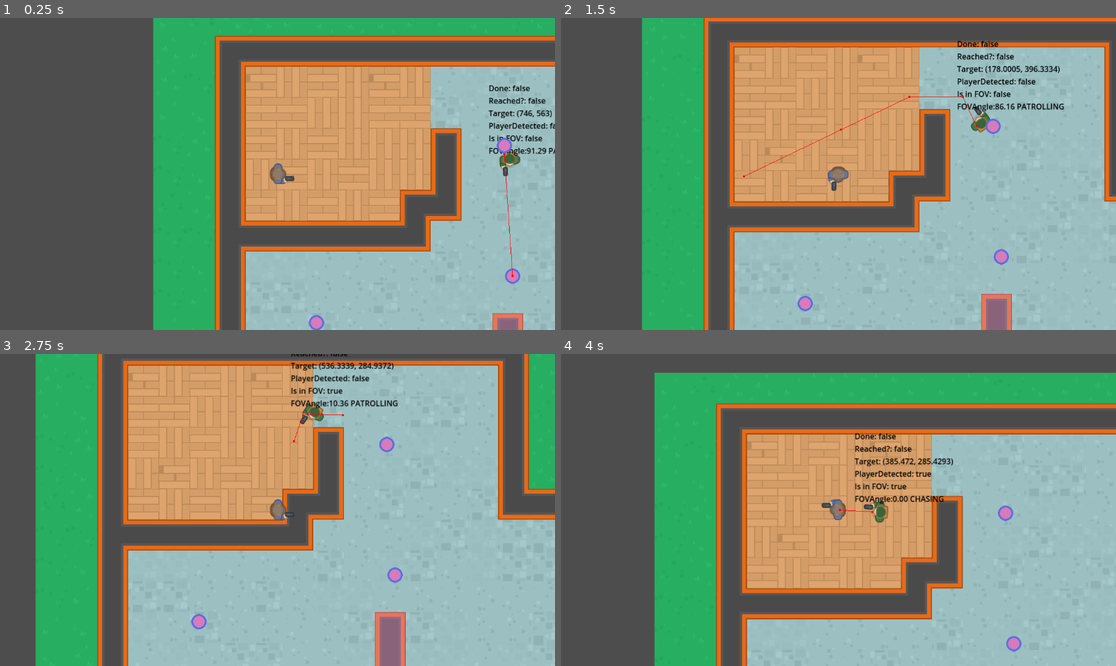
Above: before the commit, frames 1-4 (two rows, left to right).
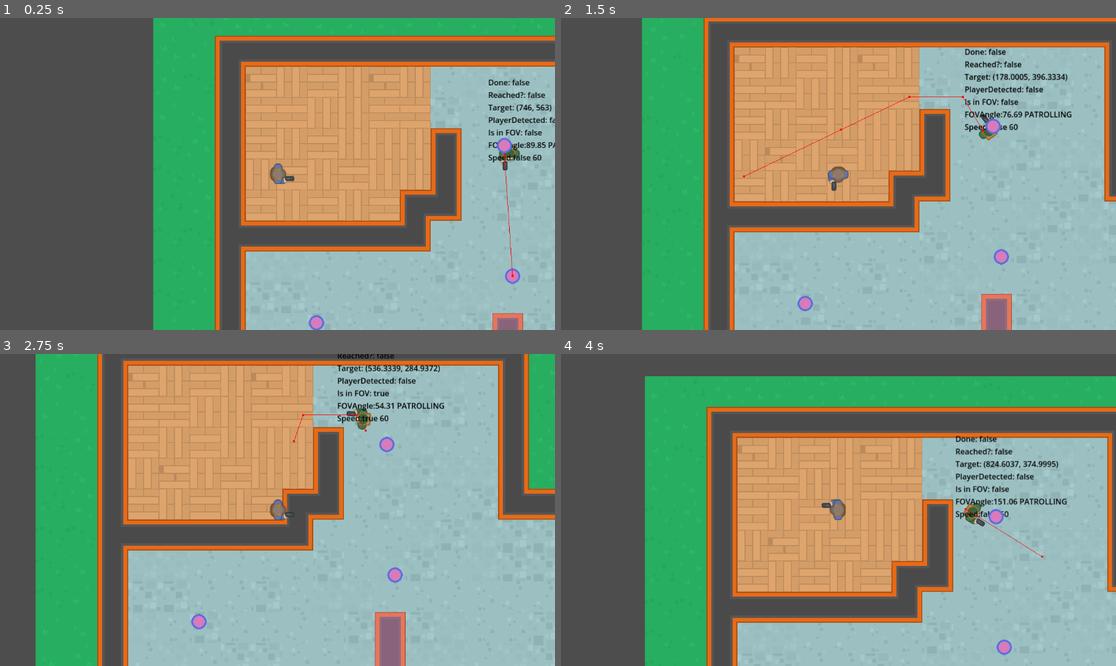
Above: after the commit, the same moments.

Repository: Esque123/Do-Not-Mind-Me
Game: Godot game, scene res://Scenes/level_map/level_map.tscn
Two runs of this game, one before a commit and one after it. Both use one fixed random seed, a clock stepped at 60 frames per second and the inputs below.
Inputs (mouse positions are in pixels of both pictures, inside the frame that each line leads up to):
- Up to frame 1 (0.25 s): no input
- Up to frame 2 (1.5 s): move the mouse to (960, 158) at 0.52 s; hold Right (right) 0.53-1.28 s; click (960, 158) at 0.6 s; move the mouse to (727, 189) at 1.27 s; hold Down (down) from 1.28 s (still down); click (727, 189) at 1.35 s
- Up to frame 3 (2.75 s): move the mouse to (333, 441) at 2.02 s; release Down (down) at 2.03 s; hold Right (right) from 2.03 s (still down); click (333, 441) at 2.1 s
- Up to frame 4 (4 s): move the mouse to (810, 572) at 2.77 s; release Right (right) at 2.78 s; hold Up (up) 2.78-3.53 s; click (810, 572) at 2.85 s; move the mouse to (1005, 556) at 3.52 s; hold Left (left) from 3.53 s (still down); click (1005, 556) at 3.6 s

The runs differ from the first frame. In frame 1, 1.6% of the frame differs, in the area x 87-100%, y 19-76%; in frame 2, 2.1%; in frame 3, 1.9%; in frame 4, 20%, in the area x 15-100%, y 6-100%.

Commit message:
NPC Tuning

Diff:
--- a/npc/npc.gd
+++ b/npc/npc.gd
@@ -1,20 +1,31 @@
 extends CharacterBody2D
 
 
-const SPEED: float = 120.0
+const FOV = {
+	ENEMY_STATE.PATROLLING: 60,
+	ENEMY_STATE.CHASING: 120,
+	ENEMY_STATE.SEARCHING: 100,
+}
 
+const SPEED = {
+	ENEMY_STATE.PATROLLING: 60,
+	ENEMY_STATE.CHASING: 100,
+	ENEMY_STATE.SEARCHING: 80,
+}
 
 enum ENEMY_STATE {PATROLLING, CHASING, SEARCHING}
 
 
 @export var patrol_points: NodePath
+
 @onready var warning = $Warning
-
 @onready var sprite_2d = $Sprite2D
 @onready var nav_agent = $NavAgent
 @onready var label = $Label
 @onready var player_detect = $PlayerDetect
 @onready var ray_cast_2d = $PlayerDetect/RayCast2D
+@onready var animation_player = $AnimationPlayer
+@onready var gasp_sound = $GaspSound
 
 
 var _waypoints: Array = []
@@ -56,7 +67,7 @@
 
 
 func player_in_fov() -> bool:
-	return get_fov_angle() < 60.0
+	return get_fov_angle() < FOV[_state]
 
 
 func raycast_to_player() -> void:
@@ -78,7 +89,7 @@
 	if nav_agent.is_navigation_finished() == false:
 		var next_path_position: Vector2 = nav_agent.get_next_path_position()
 		sprite_2d.look_at(next_path_position)
-		velocity = global_position.direction_to(next_path_position) * SPEED
+		velocity = global_position.direction_to(next_path_position) * SPEED[_state]
 		move_and_slide()
 
 
@@ -126,6 +137,11 @@
 
 	if new_state == ENEMY_STATE.SEARCHING:
 		warning.show()
+	elif new_state == ENEMY_STATE.CHASING:
+		gasp_sound.play()
+		animation_player.play("alert")
+	elif new_state == ENEMY_STATE.PATROLLING:
+		animation_player.play("RESET")
 
 	_state = new_state
 
@@ -149,4 +165,5 @@
 	s += "PlayerDetected: %s\n" % player_detected()
 	s += "Is in FOV: %s\n" % player_in_fov()
 	s += "FOVAngle:%.2f %s\n" % [get_fov_angle(), ENEMY_STATE.keys()[_state]]
+	s += "Speed:%s %s\n" % [player_in_fov(), SPEED[_state]]
 	label.text = s
--- a/npc/npc.tscn
+++ b/npc/npc.tscn
@@ -1,11 +1,50 @@
-[gd_scene load_steps=5 format=3 uid="uid://dkv6epx1rpq0o"]
+[gd_scene load_steps=9 format=3 uid="uid://dkv6epx1rpq0o"]
 
 [ext_resource type="Script" path="res://npc/npc.gd" id="1_cdowe"]
 [ext_resource type="Texture2D" uid="uid://bavw4ma30vgnr" path="res://assets/images/soldier1_gun.png" id="1_nmdm0"]
 [ext_resource type="Texture2D" uid="uid://bmqfto3pdt7yc" path="res://assets/images/running_1.png" id="3_if3gk"]
+[ext_resource type="AudioStream" uid="uid://ogumkw4cy2p2" path="res://assets/sounds/gasp1.wav" id="4_aedqw"]
 
 [sub_resource type="CircleShape2D" id="CircleShape2D_lx4m1"]
 radius = 17.0294
+
+[sub_resource type="Animation" id="Animation_p7qub"]
+resource_name = "alert"
+length = 0.8
+loop_mode = 1
+tracks/0/type = "value"
+tracks/0/imported = false
+tracks/0/enabled = true
+tracks/0/path = NodePath("Sprite2D:self_modulate")
+tracks/0/interp = 1
+tracks/0/loop_wrap = true
+tracks/0/keys = {
+"times": PackedFloat32Array(0, 0.4, 0.8),
+"transitions": PackedFloat32Array(1, 1, 1),
+"update": 0,
+"values": [Color(1, 1, 1, 1), Color(0.843137, 0.6, 0.396078, 1), Color(1, 1, 1, 1)]
+}
+
+[sub_resource type="Animation" id="Animation_arbvh"]
+length = 0.001
+tracks/0/type = "value"
+tracks/0/imported = false
+tracks/0/enabled = true
+tracks/0/path = NodePath("Sprite2D:self_modulate")
+tracks/0/interp = 1
+tracks/0/loop_wrap = true
+tracks/0/keys = {
+"times": PackedFloat32Array(0),
+"transitions": PackedFloat32Array(1),
+"update": 0,
+"values": [Color(1, 1, 1, 1)]
+}
+
+[sub_resource type="AnimationLibrary" id="AnimationLibrary_amsvk"]
+_data = {
+"RESET": SubResource("Animation_arbvh"),
+"alert": SubResource("Animation_p7qub")
+}
 
 [node name="NPC" type="CharacterBody2D"]
 script = ExtResource("1_cdowe")
@@ -46,3 +85,11 @@
 position = Vector2(0, -31)
 scale = Vector2(0.1, 0.1)
 texture = ExtResource("3_if3gk")
+
+[node name="AnimationPlayer" type="AnimationPlayer" parent="."]
+libraries = {
+"": SubResource("AnimationLibrary_amsvk")
+}
+
+[node name="GaspSound" type="AudioStreamPlayer2D" parent="."]
+stream = ExtResource("4_aedqw")
